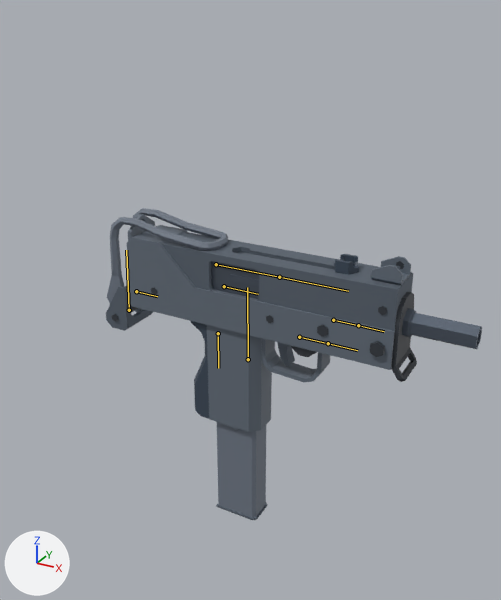
Before and after pictures for a commit that changed the glTF model Art/3D/Blender/Weapon/SMG10/Btr_m10.glb.
Rendered twice from a 50 mm lens placed at (3.13, -7.73, 5.39), pointed at (-2.05, 1.68, 0.68). Lighting does not change. The marker at lower left points along +X, +Y and +Z. The older version comes first. The bones that change, and the others that lie on the model, are drawn over the model as lines.
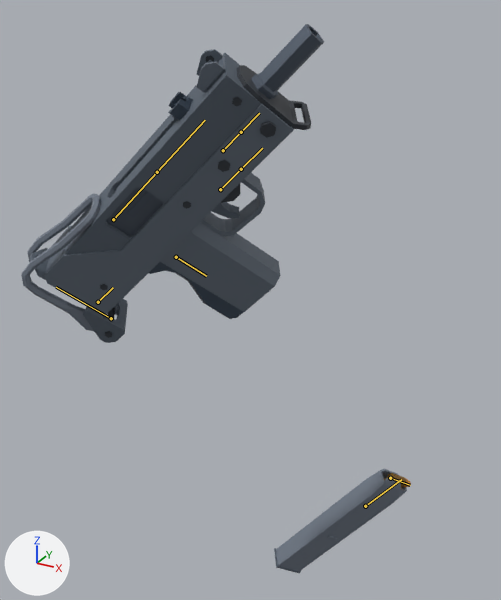
The newer file adds an action. The first version stands in its rest pose; the second is drawn at frame 26 of the action 'Quick_Reload'.

Pixel boxes [x1, y1, x2, y2] of what changed, in the pictures (501 x 600 px):
'Cylinder.008', posed (76% taller): before [106, 208, 482, 520]; after [21, 24, 411, 573]
bone 'bdy', root to tip: before (218, 333) to (218, 368); after (176, 257) to (206, 276)
bone 'mag', root to tip: before (248, 359) to (247, 287); after (365, 506) to (401, 479)
bone 'bullet', root to tip: before (224, 286) to (258, 294); after (390, 478) to (410, 485)

The edits, one by one:
Bone 'bdy' (bone_bdy) moves from (0.0, 0.0, 0.0) to (0.721, -1.038, -0.048).
Bone 'bdy' (bone_bdy) turns from (0, 0, 0) to (-37, -8, 46) degrees about its own x, y and z.
Bone 'mag' (bone_mag) moves from (0.0, 0.0, 0.0) to (-0.226, -6.875, -3.221).
Bone 'mag' (bone_mag) turns from (0, 0, 0) to (82, 1, 0) degrees about its own x, y and z.
Bone 'bullet' (bone_bullet) moves from (0.0, 0.0, 0.0) to (0.0, 0.147, 0.0).
